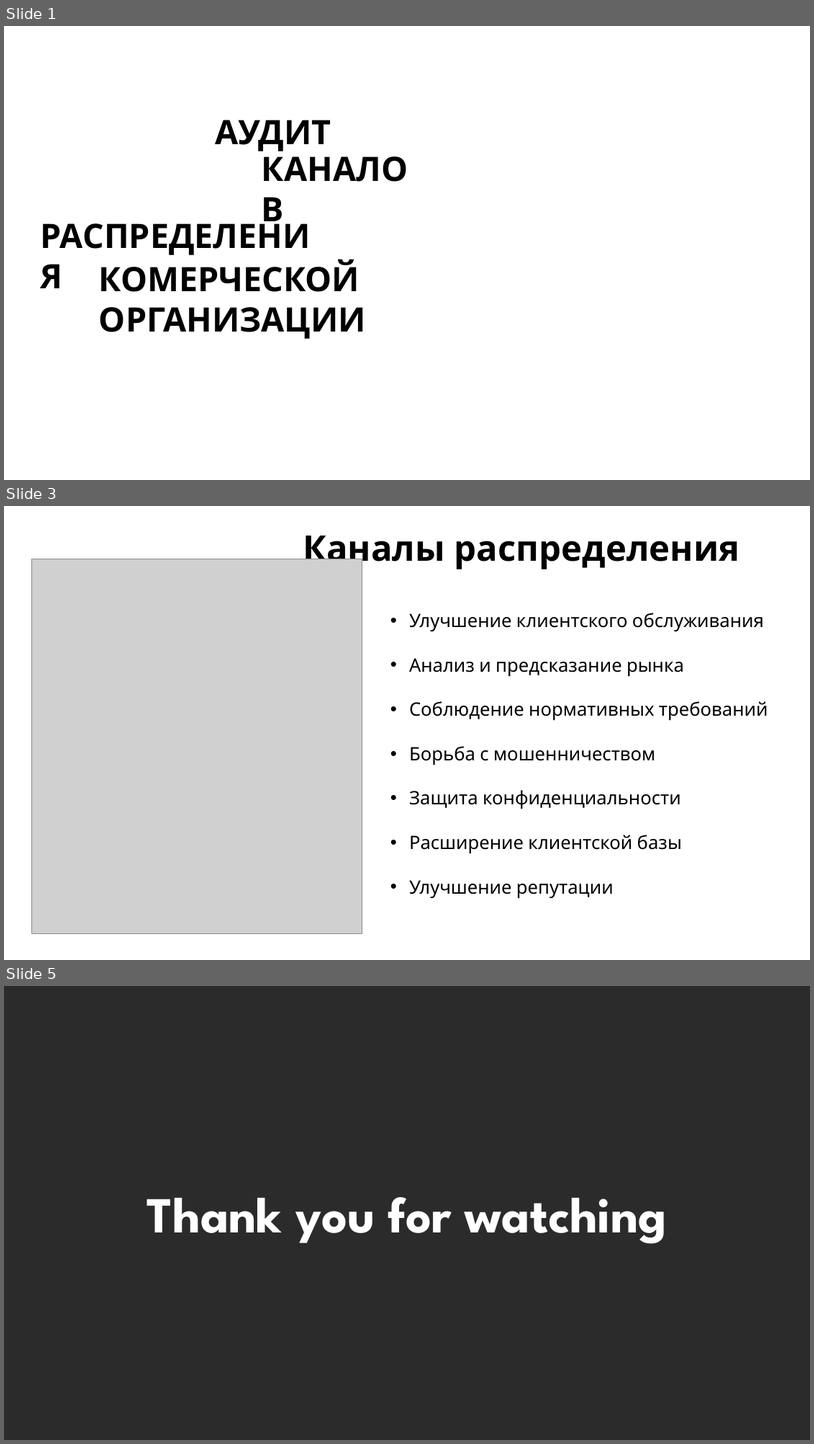
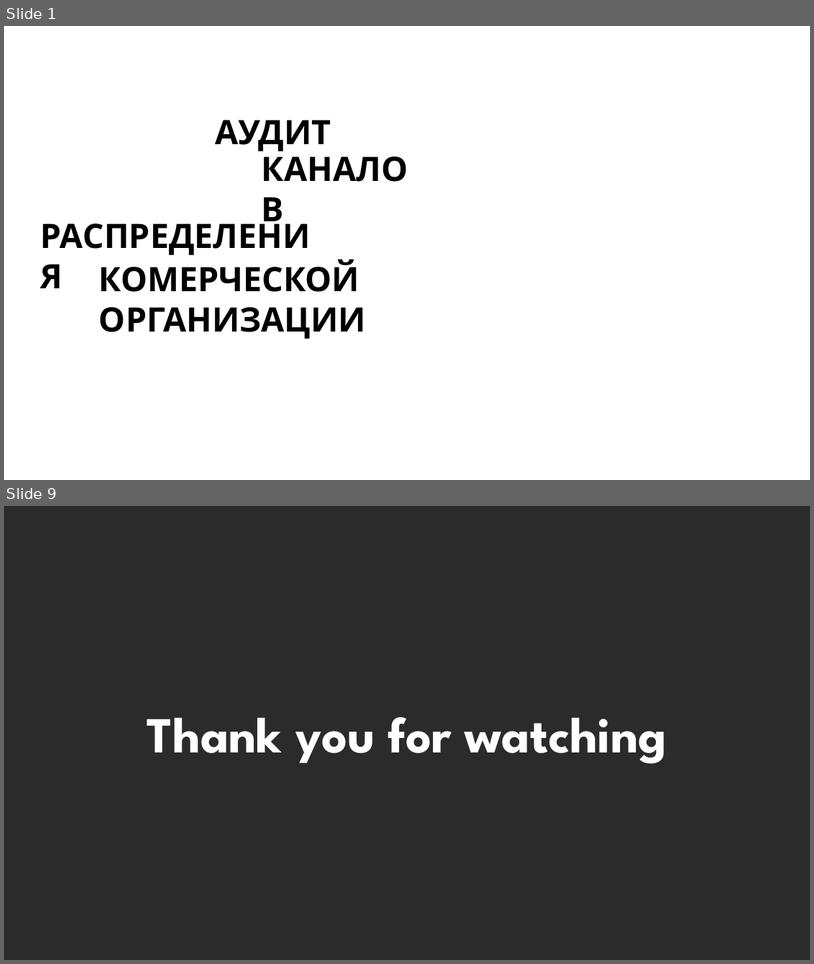
Before and after one commit to kharbacheuski/BSUIR_LABS, a slide deck: 5_term/МППиУ/SOFT_FX_PRES_5.pptx. Shown one above the other, each under a label of ours: slides 1, 3 and 5 before the commit, slides 1 and 9 after it; the slides between them are not shown. The pictures are 814x1444 and 814x964 pixels, drawn with LibreOffice and Linux fonts; fonts in the diff are those of the drawing; grey boxes stand for pictures; background and template pictures are left out; a plain dark background stands for a picture behind light text. Boxes give left, top, right and bottom in pixels: in the first picture for what was removed or moved away, otherwise in the second. Text is boxed around its words. In the diff, an @@ line names an element or a change of style, - is before the commit and + after.

```diff
--- a/5_term/МППиУ/SOFT_FX_PRES_5.pptx
+++ b/5_term/МППиУ/SOFT_FX_PRES_5.pptx
@@ slide 3 removed at (x1=4, y1=506, x2=810, y2=960), background #FFFFFF @@
@@ title removed at (x1=303, y1=536, x2=740, y2=570) @@
-Каналы распределения
@@ picture removed at (x1=32, y1=559, x2=362, y2=934) @@
@@ text removed at (x1=409, y1=613, x2=769, y2=898) @@
-• Улучшение клиентского обслуживания
-• Анализ и предсказание рынка
-• Соблюдение нормативных требований
-• Борьба с мошенничеством
-• Защита конфиденциальности
-• Расширение клиентской базы
-• Улучшение репутации
@@ what was slide 5 is now slide 9 @@
```
Also in this commit, not shown: 7 slides added, 2 other slides removed, 1 other file.
